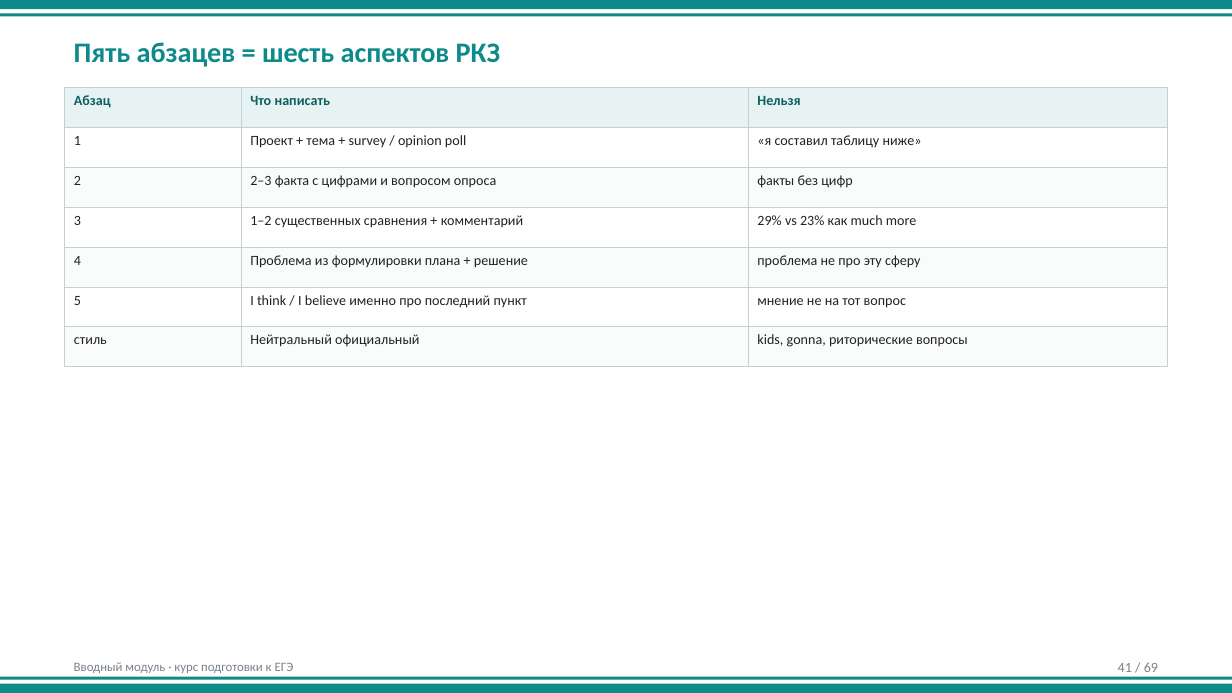
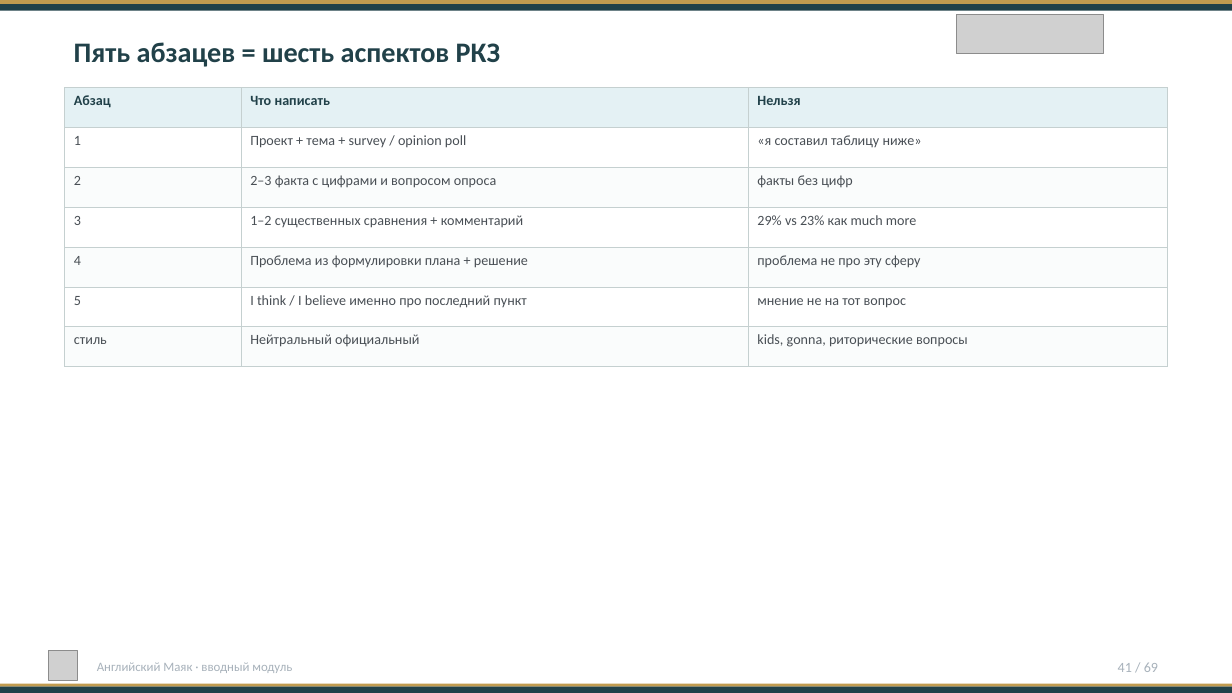
Before and after one commit to munlightshadow/music, a slide deck: slide 41 of ege-english-course/pdf/03-curriculum/intro-student/вводный-модуль.pptx. Drawn at 1232x693 pixels with LibreOffice and Linux fonts; fonts in the diff are those of the drawing; grey boxes stand for pictures. Boxes give left, top, right and bottom in pixels: in the first picture for what was removed or moved away, otherwise in the second. Text is boxed around its words. In the diff, an @@ line names an element or a change of style, - is before the commit and + after.

```diff
--- a/ege-english-course/pdf/03-curriculum/intro-student/вводный-модуль.pptx
+++ b/ege-english-course/pdf/03-curriculum/intro-student/вводный-модуль.pptx
@@ rectangle at <box>0,4,1232,10</box>: fill #0E8A8A to #214149 @@
@@ rectangle: place and size @@
-rectangle at <box>0,0,1232,9</box>
+rectangle at <box>0,0,1232,4</box>
@@ rectangle at <box>0,0,1232,4</box>: fill #0E8A8A to #C19B4F @@
@@ rectangle: place and size @@
-rectangle at <box>0,13,1232,16</box>
+rectangle at <box>0,4,1232,10</box>
@@ picture added at <box>957,15,1104,54</box> @@
@@ text "Пять абзацев = шесть аспектов ..." at <box>74,42,500,67</box>: text colour #0E8A8A to #214149 @@
@@ table at <box>65,88,1167,367</box> @@
@@ fill #E7F3F3 to #E4F1F4 in row 1 @@
@@ text colour #0E5F5F to #214149 in "Абзац", "Что написать", "Нельзя" @@
@@ text colour #222222 to #494F55 @@
@@ picture added at <box>48,651,78,680</box> @@
@@ text "41 / 69" at <box>1118,662,1158,672</box>: text colour #7A838C to #A8B2BB @@
@@ rectangle at <box>0,687,1232,693</box>: fill #0E8A8A to #214149 @@
@@ rectangle at <box>0,684,1232,687</box>: fill #0E8A8A to #C19B4F @@
@@ rectangle: place and size @@
-rectangle at <box>0,677,1232,679</box>
+rectangle at <box>0,684,1232,687</box>
@@ text at <box>97,662,292,673</box>: text changed; text colour #7A838C to #A8B2BB @@
-Вводный модуль · курс подготовки к ЕГЭ
+Английский Маяк · вводный модуль
```
Also in this commit, not shown: 68 other slides changed, 20 other files.
